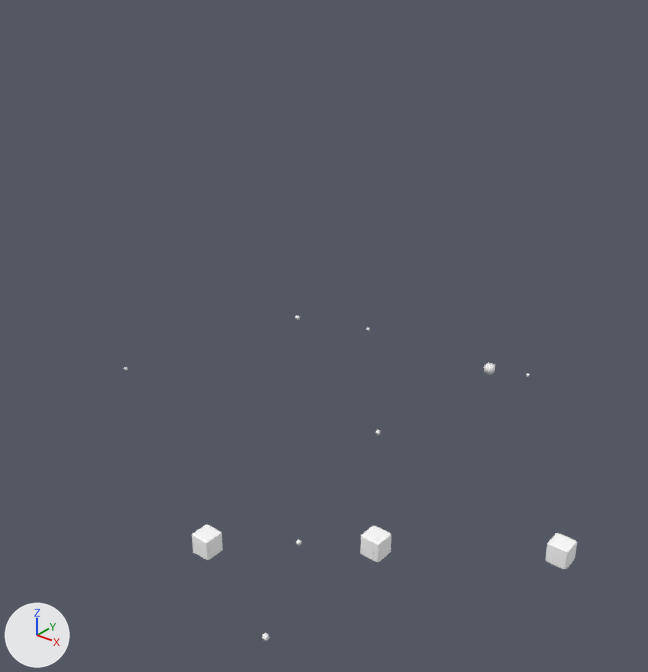
Two versions of the FBX model Reference/Resource/Mesh/Animation/Effect/E_EF_Kanasibari.fbx, one commit apart.
Before and after are seen from a 50 mm camera at (0.0143, -0.0208, 0.0221) aimed at (-0.0018, -0.0007, 0.0096). The lights are fixed; the arrows at lower left show +X, +Y and +Z. Where no turn or scale is listed for an object, it has been applied to the vertices.

In view in the first picture: 'box1', 'box2', 'box3', 'core', 'core6', 'core6 1', 'core8', 'moyou'.
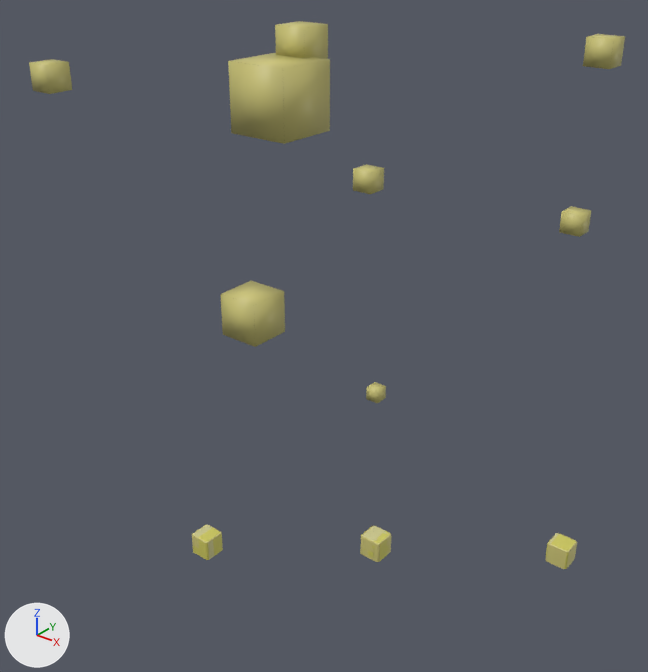
Not drawn themselves, but carrying or shaping drawn objects: ob_up2, ob_up4, ob_up5, ob_up1, ob_up7, ob_up3, ob_up9, ob_up8.

Pixel boxes [x1, y1, x2, y2] of what changed, in the pictures (648 x 672 px):
'core6 2', surface changed, moved, rescaled
    before: [262, 633, 269, 641]
    after: [228, 52, 330, 144]
'core6 1', surface changed, moved, rescaled
    before: [296, 539, 302, 546]
    after: [221, 281, 285, 347]
'core6', surface changed, moved, rescaled
    before: [296, 315, 300, 320]
    after: [275, 21, 328, 59]
'core', surface changed, rescaled, moved
    before: [484, 362, 495, 375]
    after: [583, 34, 625, 69]
'core9', surface changed, moved, rescaled (not visible before)
    after: [29, 59, 72, 94]
'box3', surface changed (white to yellow)
    both: [545, 533, 577, 569]
'box2', surface changed (white to yellow)
    both: [192, 525, 223, 560]
'core7', surface changed, moved, rescaled (not visible before)
    after: [353, 164, 384, 194]
'core8', surface changed, moved, rescaled (not visible before)
    after: [559, 206, 591, 237]
'box1', surface changed (white to yellow)
    both: [360, 526, 391, 562]
'core6 3', surface changed, moved, rescaled
    before: [376, 430, 381, 435]
    after: [366, 382, 386, 403]
'moyou', surface changed
    both: [363, 529, 389, 557]

Patch to the scene script:
```diff
--- a/Reference/Resource/Mesh/Animation/Effect/E_EF_Kanasibari.fbx.py
+++ b/Reference/Resource/Mesh/Animation/Effect/E_EF_Kanasibari.fbx.py
@@ img_e_ef_kanasibari_png @@
+img_e_ef_kanasibari_png = load_image('E_EF_Kanasibari.png', 'E_EF_Kanasibari.png', 1024, 1024, 'sRGB')
@@ mat_lambert1 @@
 mat_lambert1 = principled_material('lambert1')
-mat_lambert1.base_color = (1.0, 1.0, 1.0)  # white #ffffff
-mat_lambert1.roughness = 0.553
+mat_lambert1.texture = img_e_ef_kanasibari_png  # with its transparency
@@ ob_up5 @@
 ob_up5.parent = ob_sphere
-ob_up5.location = (-0.749, -0.197, 0.417)
-ob_up5.scale = (0.1, 0.1, 0.1)
+ob_up5.location = (-0.839, 0.758, 0.499)
+ob_up5.scale = (0.984, 0.984, 0.984)
@@ ob_up3 @@
 ob_up3.parent = ob_sphere
-ob_up3.location = (-0.298, -0.197, -0.34)
-ob_up3.scale = (0.1, 0.1, 0.1)
+ob_up3.location = (-0.438, 0.3, -0.515)
@@ ob_up7 @@
 ob_up7.parent = ob_sphere
-ob_up7.location = (-0.356, -0.988, 0.0)
-ob_up7.scale = (0.1, 0.1, 0.1)
+ob_up7.location = (-0.488, -0.0432, 0.0643)
@@ ob_up8 @@
 ob_up8.parent = ob_sphere
-ob_up8.location = (0.0351, -0.759, 0.613)
-ob_up8.scale = (0.1, 0.1, 0.1)
+ob_up8.location = (0.144, 0.838, 0.62)
@@ ob_up2 @@
 ob_up2.parent = ob_sphere
-ob_up2.location = (0.0, 0.202, 0.404)
-ob_up2.scale = (0.1, 0.1, 0.1)
+ob_up2.location = (0.131, 0.935, 0.531)
@@ ob_up9 @@
 ob_up9.parent = ob_sphere
-ob_up9.location = (-0.45, -0.846, -0.644)
-ob_up9.scale = (0.1, 0.1, 0.1)
+ob_up9.location = (-0.47, -0.66, -0.65)
+ob_up9.scale = (0.388, 0.388, 0.388)
@@ ob_up1 @@
 ob_up1.parent = ob_sphere
-ob_up1.location = (0.377, 0.00348, 0.0)
-ob_up1.scale = (0.1, 0.1, 0.1)
+ob_up1.location = (0.593, 0.901, 0.0)
+ob_up1.scale = (0.813, 0.813, 0.813)
@@ ob_core @@
 ob_core.location = (0.0, 0.0, 0.0)
+ob_core.scale = (0.347, 0.347, 0.347)
@@ ob_up4 @@
 ob_up4.parent = ob_sphere
-ob_up4.location = (0.323, -0.197, -0.383)
-ob_up4.scale = (0.1, 0.1, 0.1)
+ob_up4.location = (0.387, 0.328, -0.458)
+ob_up4.scale = (0.834, 0.834, 0.834)
```
